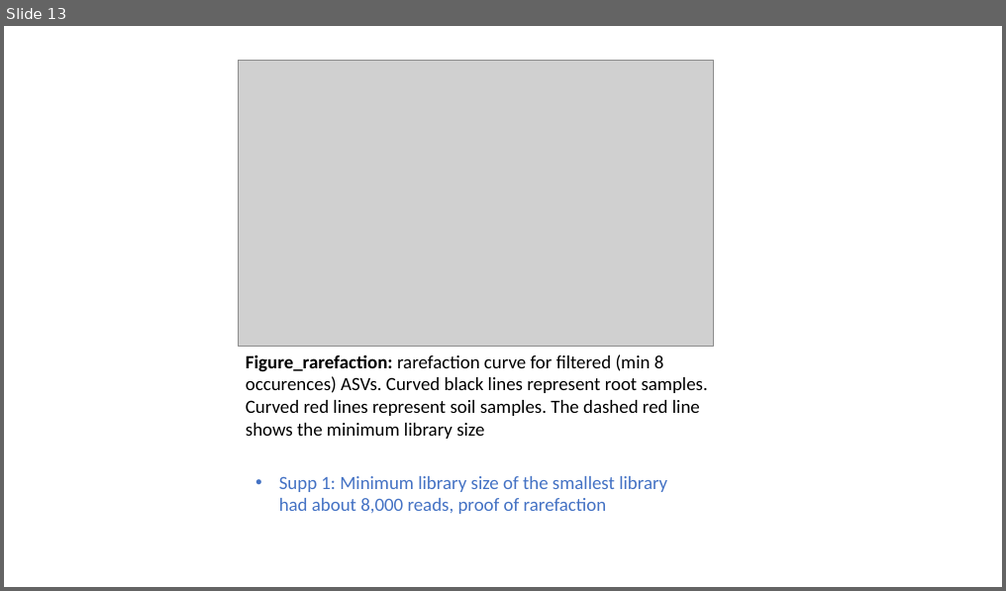
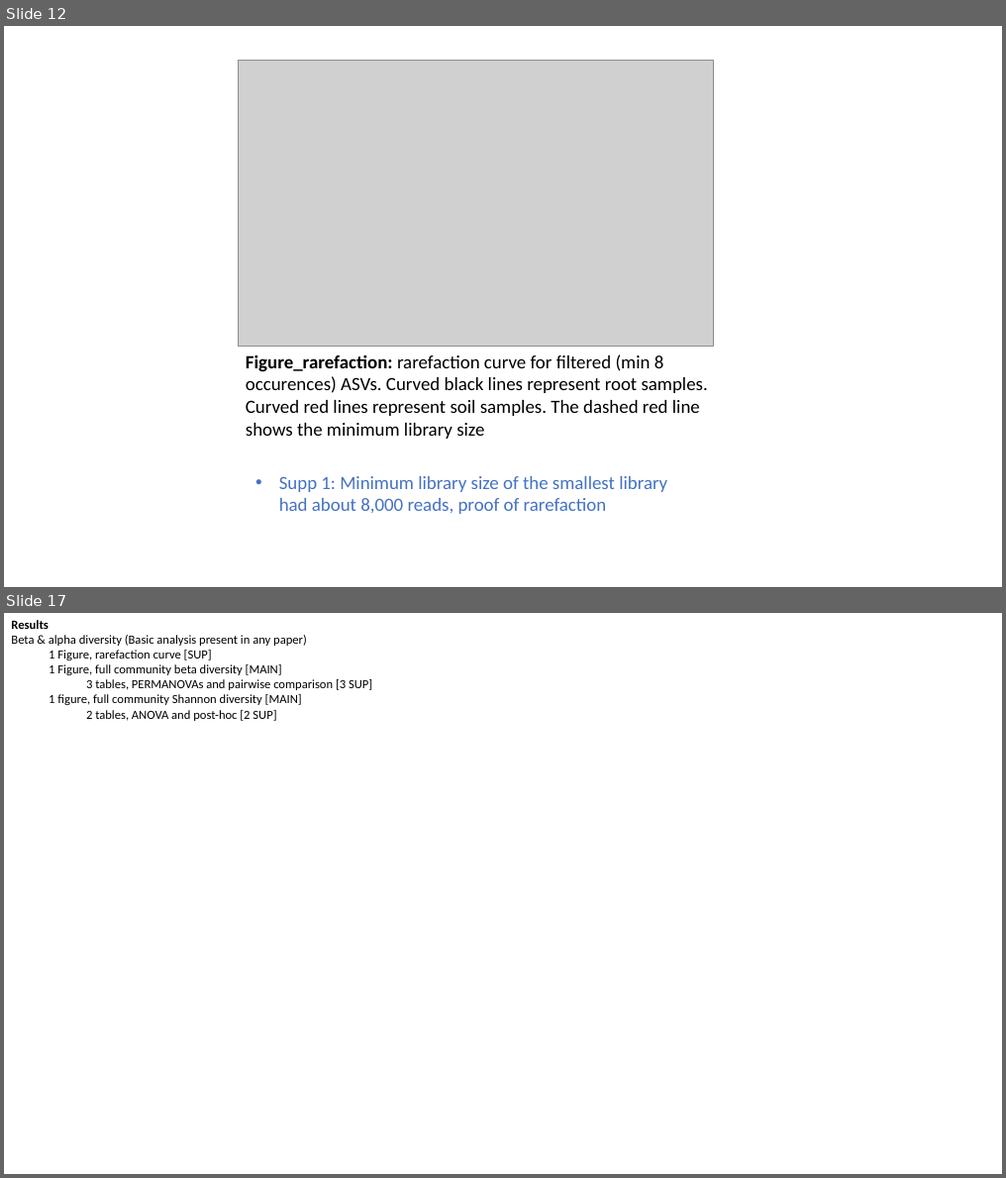
Before and after one commit to PedroBeschoren/Beschoren_Aragon_etal_2024, a slide deck: Docs/Story_shaping.pptx. Shown one above the other, each under a label of ours: slide 13 before the commit, slides 12 and 17 after it; the slides between them are not shown. The pictures are 1006x591 and 1006x1178 pixels, drawn with LibreOffice and Linux fonts; fonts in the diff are those of the drawing; grey boxes stand for pictures. Boxes give left, top, right and bottom in pixels: in the first picture for what was removed or moved away, otherwise in the second. Text is boxed around its words. In the diff, an @@ line names an element or a change of style, - is before the commit and + after.

```diff
--- a/Docs/Story_shaping.pptx
+++ b/Docs/Story_shaping.pptx
@@ slide 17 added at (x1=4, y1=613, x2=1002, y2=1174), background #FFFFFF @@
@@ text added at (x1=11, y1=620, x2=372, y2=721), 12 pt, text #000000 @@
+Results
+Beta & alpha diversity (Basic analysis present in any paper)
+  1 Figure, rarefaction curve [SUP]
+  1 Figure, full community beta diversity [MAIN]
+    3 tables, PERMANOVAs and pairwise comparison [3 SUP]
+  1 figure, full community Shannon diversity [MAIN]
+    2 tables, ANOVA and post-hoc [2 SUP]
@@ what was slide 13 is now slide 12 @@
```
Also in this commit, not shown: 6 other slides added, 4 slides removed, 4 other files.
